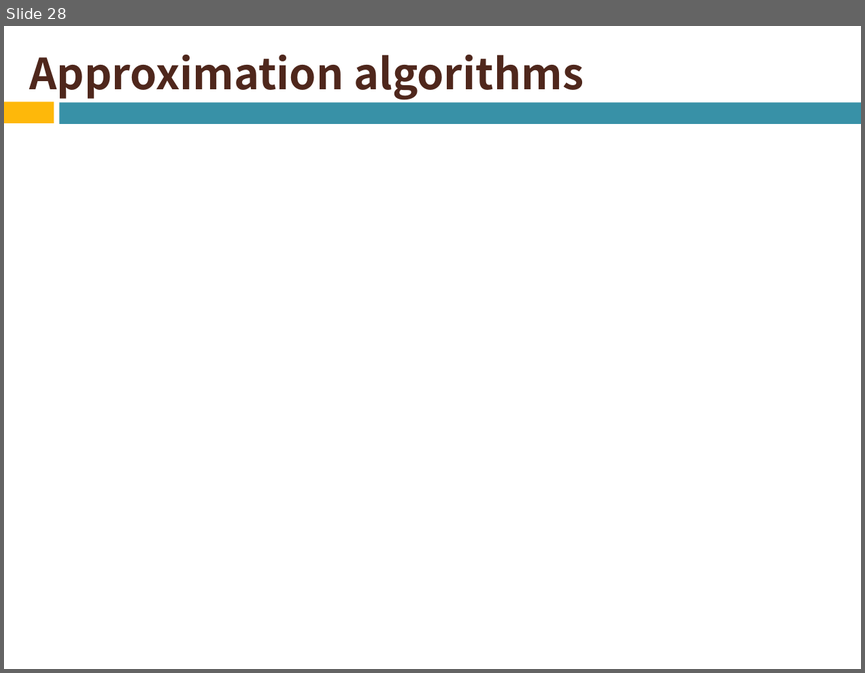
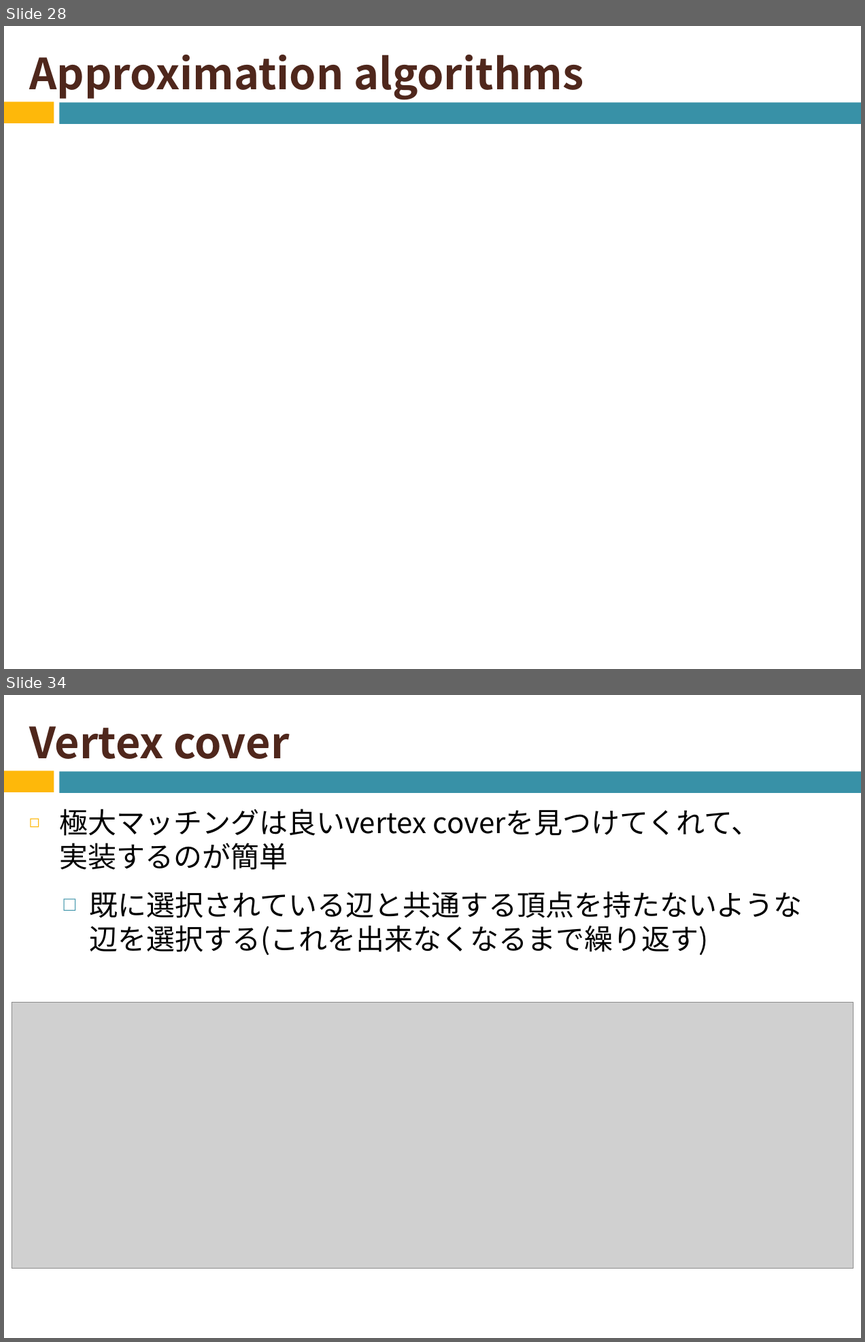
Before and after one commit to naruse-takamasa/seminar, a slide deck: CopingNPCompleteness.pptx. Shown one above the other, each under a label of ours: slide 28 before the commit, slides 28 and 34 after it; the slides between them are not shown. The pictures are 865x673 and 865x1342 pixels, drawn with LibreOffice and Linux fonts; fonts in the diff are those of the drawing; grey boxes stand for pictures. Boxes give left, top, right and bottom in pixels: in the first picture for what was removed or moved away, otherwise in the second. Text is boxed around its words. In the diff, an @@ line names an element or a change of style, - is before the commit and + after.

Commit message:
vertex coverのスライド追加

```diff
--- a/CopingNPCompleteness.pptx
+++ b/CopingNPCompleteness.pptx
@@ slide 34 added at <box>4,695,861,1338</box>, background #FFFFFF; not listed: 2 template elements that a slide beside it also shows @@
@@ title added at <box>29,726,290,759</box>, 36 pt, text #4F271C, bold @@
+Vertex cover
@@ text added at <box>59,809,802,955</box>, 24 pt, text #000000 @@
+◻ 極大マッチングは良いvertex coverを見つけてくれて、
+  実装するのが簡単
+  □ 既に選択されている辺と共通する頂点を持たないような
+    辺を選択する(これを出来なくなるまで繰り返す)
@@ picture added at <box>11,1002,853,1268</box> @@
```
Also in this commit, not shown: 9 other slides added, 2 other files.
